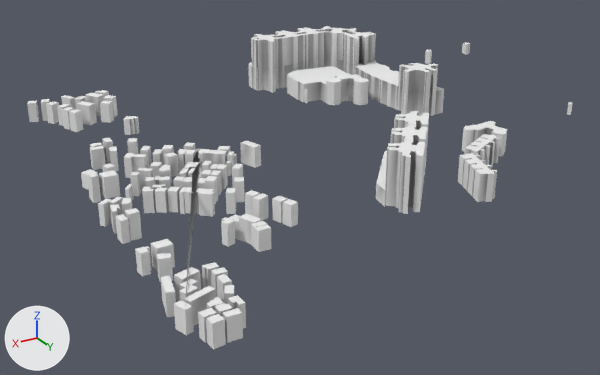
A saved change to the glTF model data/buildings/7/66/90.glb.
Both versions are drawn from a 50 mm lens placed at (443.0, 579.0, 285.0), pointed at (87.0, -15.0, -12.0). Lighting does not change. The marker at lower left points along +X, +Y and +Z. Vertices at the same position are counted once.
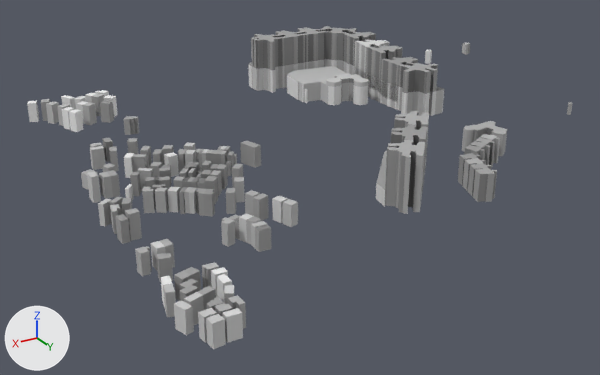
Pixel boxes [x1, y1, x2, y2] of what changed, in the pictures (600 x 375 px; the box of a moved part takes in the faces that stretch with it):
part 1 of me_mesh_0, added
    after: [354, 40, 402, 92]
part 2 of me_mesh_0, moved or reshaped (not visible afterwards)
    before: [185, 152, 200, 305]
part 3 of me_mesh_0, built on
    after: [380, 57, 418, 102]
part 4 of me_mesh_0, recoloured
    both: [41, 26, 572, 349]

The change, as a list of edits to the scene's bpy script:
```text
Change me_mesh_0:
    used by ob_mesh_0; location = (0.0, 0.0, 0.0)
    verts and faces of me_mesh_0; kept vertices keep their numbers, new ones are numbered from 3873
    before: 0 (277.0, 166.0, 15.0) at pixel (185, 310), 1459 (177.0, -33.0, 34.0) at pixel (197, 152), 1461 (171.0, -40.0, 34.0) at pixel (200, 148), 3870 (179.0, -36.0, 34.0)
    remove me_mesh_0.from_pydata(...)  # 3873 vertices, 6291 faces; spans x -249.0..280.0, y -190.0..188.0, z -4.0..94.0
    add me_mesh_0.from_pydata(...)  # 4291 vertices, 6938 faces; spans x -249.0..280.0, y -190.0..188.0, z -4.0..94.0
    me_mesh_0 part 1: a new loose piece of 280 vertices spanning x -57.0..-22.0, y -100.0..-46.0, z 52.0..91.0, in mat_material_0
    me_mesh_0 part 2
    add delete_faces([(0, 3870, 1459, 1461)])
    add faces += [(1459, 1461, 3870)]
    me_mesh_0 part 3
    2 vertices are removed from x -39.0..-36.0, y -20.0, z 85.0
    8 faces are deleted
    2 vertices move from x -39.0..-36.0, y -20.0, z 50.0 to x -39.0..-34.0, y -22.0, z 50.0
    69 vertices are added at x -53.0..-22.0, y -46.0..-20.0, z 50.0
    71 new vertices lie (0.0, 0.0, 35.0) away from vertices in x -53.0..-22.0, y -46.0..-20.0, z 50.0
    219 new faces join them
    me_mesh_0 part 4: 6263 kept faces spanning x -249.0..280.0, y -190.0..188.0, z -4.0..94.0 get new vertex colours
```
